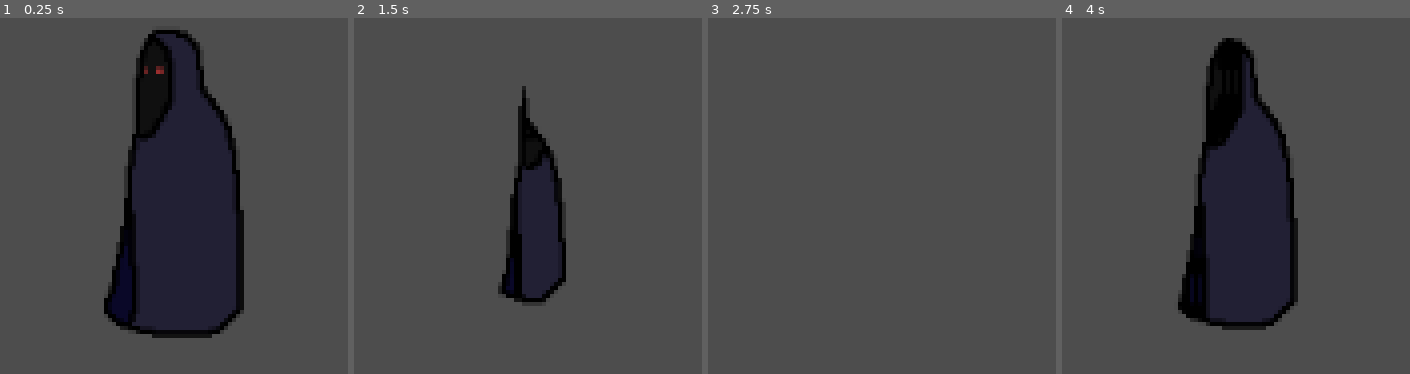
Above: before the commit, frames 1-4 (left to right).
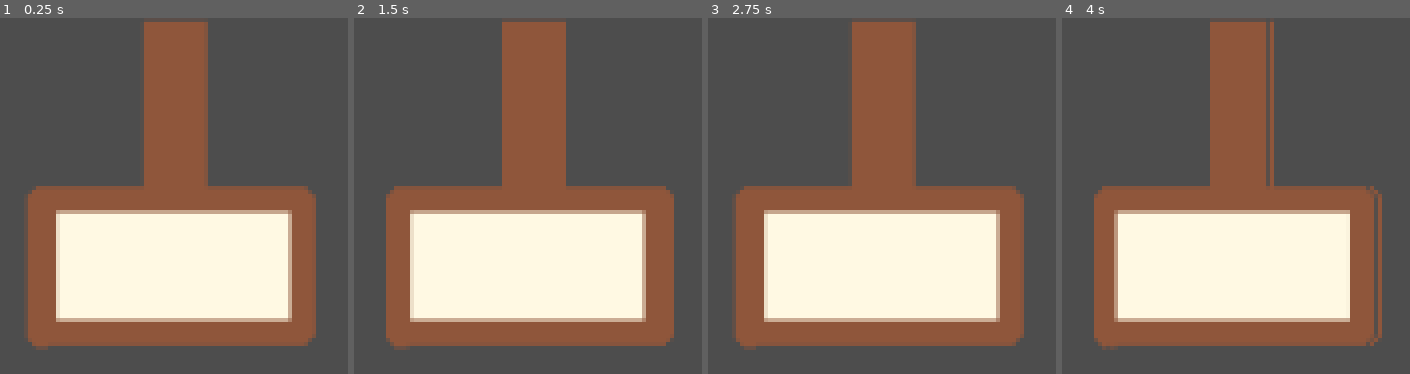
Above: after the commit, the same moments.

Repository: msharma2026/Grocers-Gauntlet
Game: Godot game, scene res://scenes/experimental/shader_experiment.tscn
Same seed, same stepped clock (60 frames per second), same inputs: the game is played once before the commit and once after it. This scene is started directly instead of the project's main scene.
Inputs (mouse positions are in pixels of both pictures, inside the frame that each line leads up to):
- Up to frame 1 (0.25 s): no input
- Up to frame 2 (1.5 s): move the mouse to (outside the picture) at 0.52 s; click (outside the picture) at 0.67 s; move the mouse to (outside the picture) at 1.27 s; click (outside the picture) at 1.42 s
- Up to frame 3 (2.75 s): move the mouse to (outside the picture) at 2.02 s; click (outside the picture) at 2.17 s
- Up to frame 4 (4 s): tap Enter at 2.75 s; move the mouse to (outside the picture) at 2.77 s; click (outside the picture) at 2.92 s; move the mouse to (outside the picture) at 3.52 s; click (outside the picture) at 3.67 s

The runs differ from the first frame. In frame 1, 49% of the frame differs, in the area x 8-91%, y 1-94%; in frame 2, 46%; in frame 3, 46%; in frame 4, 46%.

Commit message:
added pixelate shader, also added uniforms

Diff:
--- a/GodotFiles/assets/shaders/blur.gdshader
+++ b/GodotFiles/assets/shaders/blur.gdshader
@@ -1,11 +1,11 @@
 shader_type canvas_item;
 
-
+uniform float blur_amount: hint_range(0.0,5.0) = 0.0;
 
 void fragment() {
 	vec2 pixel = TEXTURE_PIXEL_SIZE;
 	vec4 sum = vec4(0.0);
-	float sample_radius = 3.0;
+	float sample_radius  = blur_amount;
 	float divider = 0.0;
 	vec4 base_color = texture(TEXTURE,UV);
 	// Called for every pixel the material is visible on.
--- a/GodotFiles/assets/shaders/collapse.gdshader
+++ b/GodotFiles/assets/shaders/collapse.gdshader
@@ -1,12 +1,10 @@
 shader_type canvas_item;
 
-
+uniform float collapse_depth : hint_range(0.0,30.0) = 0.0;
 
 void fragment() {
 	vec4 t = texture(TEXTURE,UV);
-	float d = length(UV - 0.5);
-	float radius = smoothstep(0.0, 1.0, mod(TIME * 0.3, 1.0)) * 25.0;
-	vec2 s = TEXTURE_PIXEL_SIZE * radius;
+	vec2 s = TEXTURE_PIXEL_SIZE * collapse_depth;
 	vec4 chosen = t;
 	for(float x = -1.0 ; x <= 1.0; x++) {
 		for(float y = -1.0; y <= 1.0; y++) {
--- /dev/null
+++ b/GodotFiles/assets/shaders/pixelate.gdshader
@@ -0,0 +1,9 @@
+shader_type canvas_item;
+
+uniform float block_size : hint_range(1.0,20.0) = 4.0;
+
+void fragment() {
+    vec2 block = block_size * TEXTURE_PIXEL_SIZE;
+    vec2 uv = floor(UV / block) * block;
+    COLOR = texture(TEXTURE, uv);
+}
--- a/GodotFiles/assets/shaders/pulsate_red.gdshader
+++ b/GodotFiles/assets/shaders/pulsate_red.gdshader
@@ -1,9 +1,12 @@
 shader_type canvas_item;
-uniform float speed = 2; //don't put this above 20 unless you want to induce seizures
+uniform float speed : hint_range(0.0,20.0) = 2.0; //don't put this above 20 unless you want to induce seizures
 
 void fragment() {
+	float pulse = sin(TIME * speed) * 0.5 + 0.5;
+
 	vec4 current_color = texture(TEXTURE, UV);
-	COLOR.rgb = vec3(sin(TIME * speed) * 0.5 + 0.5,current_color.g,current_color.b);
+	vec3 target = vec3(current_color.r * 1.3,0.0,0.0);
+	COLOR.rgb = mix(current_color.rgb,target,pulse);
 
 }
 
--- a/GodotFiles/assets/shaders/weird.gdshader
+++ b/GodotFiles/assets/shaders/weird.gdshader
@@ -1,10 +1,11 @@
 shader_type canvas_item;
 
+uniform float speed : hint_range(0.0,35.0) = 4.0;
 
 void fragment() {
 
 	float b = texture(TEXTURE,UV).a;
-    float wave = sin(b * 20.0 + TIME * 4.0);
+    float wave = sin(b * 20.0 + TIME * speed);
     float x = UV.x + wave * 0.02;
 
     COLOR = texture(TEXTURE, vec2(x, UV.y));
--- a/GodotFiles/scenes/experimental/shader_experiment.tscn
+++ b/GodotFiles/scenes/experimental/shader_experiment.tscn
@@ -1,13 +1,14 @@
 [gd_scene load_steps=4 format=3 uid="uid://bcxtv117w5bji"]
 
-[ext_resource type="Texture2D" uid="uid://b7v53io0t1ue7" path="res://assets/sprites/placeholder.png" id="1_bq1u3"]
-[ext_resource type="Shader" uid="uid://bqdpkolhppwyr" path="res://assets/shaders/collapse.gdshader" id="1_k5vxq"]
+[ext_resource type="Shader" uid="uid://bdo4cbxupi0w8" path="res://assets/shaders/weird.gdshader" id="1_k5vxq"]
+[ext_resource type="Texture2D" uid="uid://dhx8re0ayvd2f" path="res://assets/sprites/sign-export.png" id="2_k5vxq"]
 
 [sub_resource type="ShaderMaterial" id="ShaderMaterial_6mjir"]
 shader = ExtResource("1_k5vxq")
+shader_parameter/speed = 7.64400036309
 
 [node name="ShaderExperiment" type="Sprite2D"]
 texture_filter = 1
 material = SubResource("ShaderMaterial_6mjir")
 position = Vector2(65, 65)
-texture = ExtResource("1_bq1u3")
+texture = ExtResource("2_k5vxq")
Not shown, added: GodotFiles/assets/shaders/pixelate.gdshader.uid
Binary file added: GodotFiles/assets/sprites/placeholder_2.png
Not shown, added: GodotFiles/assets/sprites/placeholder_2.png.import
